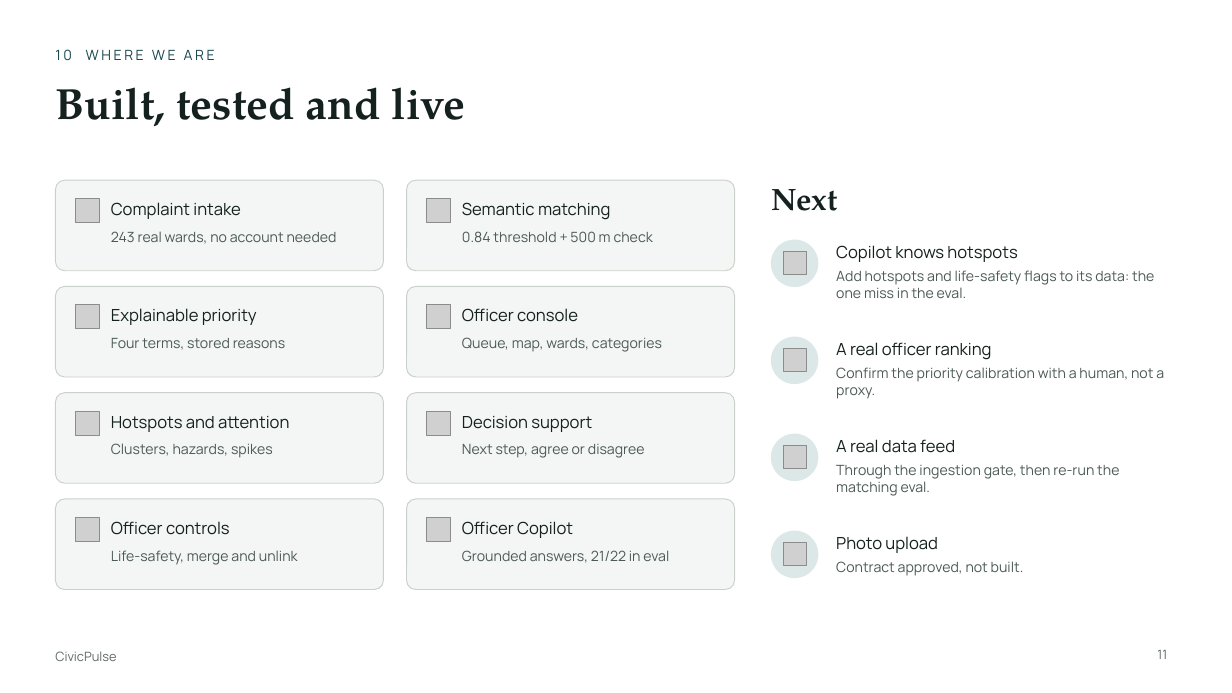
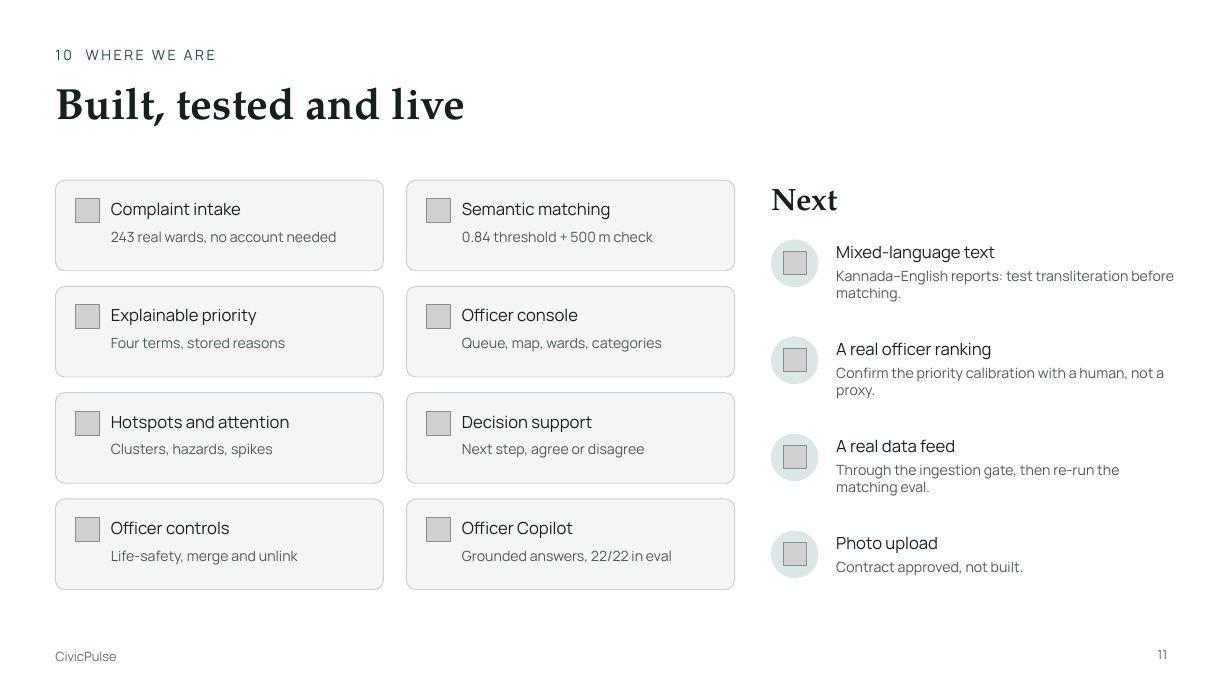
Before and after one commit to Proj-CivicPulse/CivicPulse, a slide deck: slide 11 of presentation/CivicPulse-final.pptx. Drawn at 1232x693 pixels with LibreOffice and Linux fonts; fonts in the diff are those of the drawing; grey boxes stand for pictures. Boxes give left, top, right and bottom in pixels: in the first picture for what was removed or moved away, otherwise in the second. Text is boxed around its words. In the diff, an @@ line names an element or a change of style, - is before the commit and + after.

Commit message:
docs: project complete — roadmap closed, README cleaned, final deck updated
Roadmap: every phase and loose end closed (Copilot packet and panel,
production reseed after a backup, eval 22/22); "Left to do" is now
"Closing phases (all complete)". README: the placeholder TODOs, the
never-built Python ml-hotspots prerequisite and the empty GitHub column
are gone. Final deck: the Copilot slide shows the restyled panel answering
"where are the hotspots?" and the 22/22 run; the status slide's next steps
drop the Copilot item. The superseded 22 Oct pitch deck, PDF and script are
removed (in git history at 6f57707).

```diff
--- a/presentation/CivicPulse-final.pptx
+++ b/presentation/CivicPulse-final.pptx
@@ text at (x1=836, y1=245, x2=995, y2=263): text changed @@
-Copilot knows hotspots
+Mixed-language text
@@ text at (x1=836, y1=270, x2=1174, y2=302): text changed @@
-Add hotspots and life-safety flags to its data: the one miss in the eval.
+Kannada–English reports: test transliteration before matching.
@@ text at (x1=462, y1=550, x2=672, y2=563): text changed @@
-Grounded answers, 21/22 in eval
+Grounded answers, 22/22 in eval
```
Also in this commit, not shown: 1 other slide changed, 4 other files.
